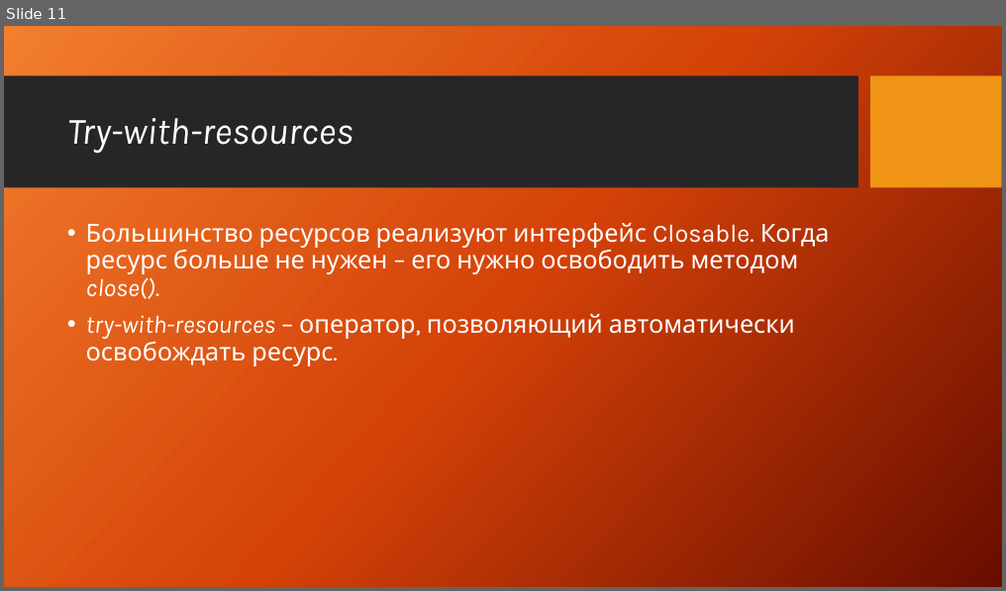
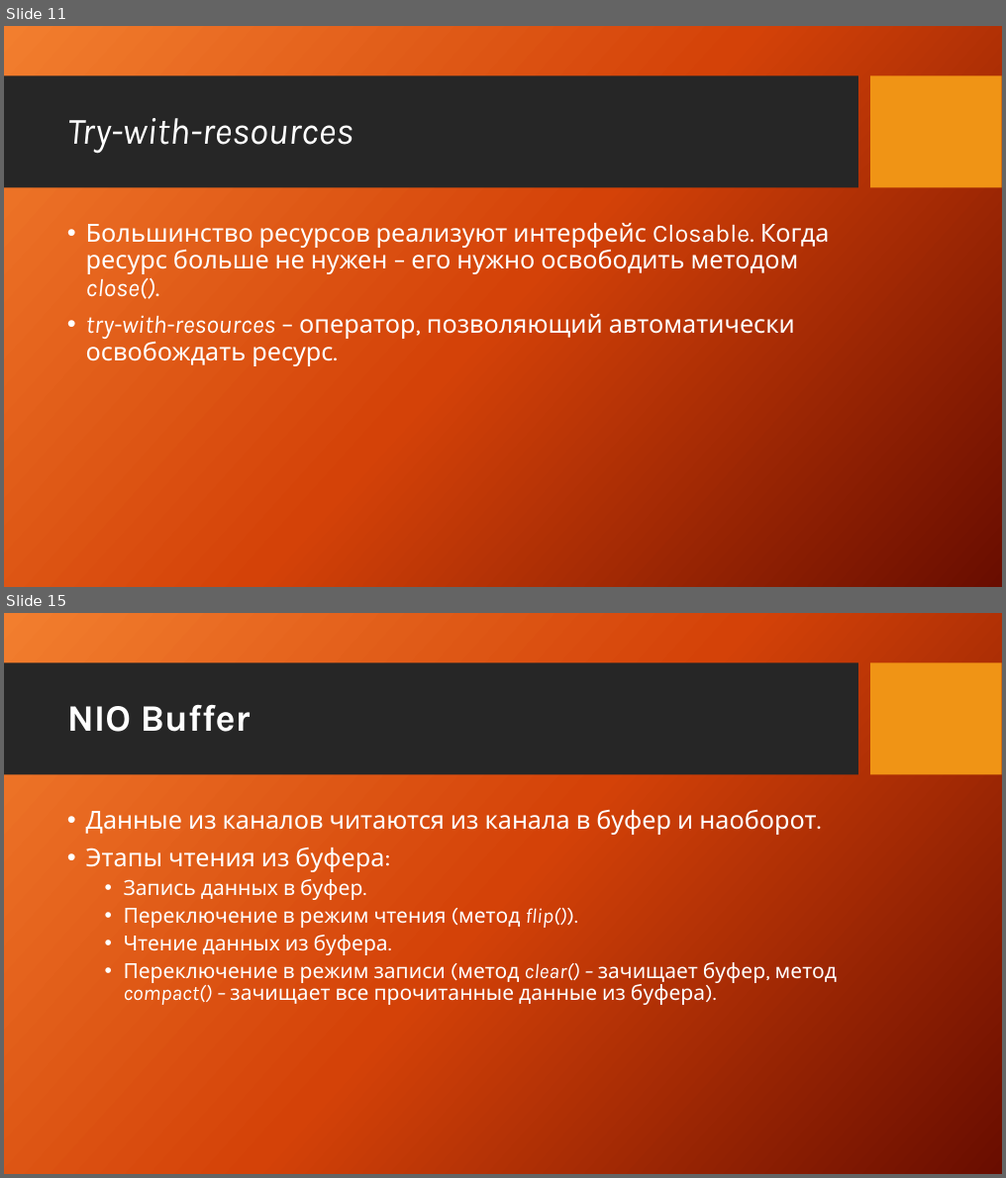
Before and after one commit to XLelarX/Courses, a slide deck: io/presentation.pptx. Shown one above the other, each under a label of ours: slide 11 before the commit, slides 11 and 15 after it; the slides between them are not shown. The pictures are 1006x591 and 1006x1178 pixels, drawn with LibreOffice and Linux fonts; fonts in the diff are those of the drawing; background and template pictures are left out. Boxes give left, top, right and bottom in pixels: in the first picture for what was removed or moved away, otherwise in the second. Text is boxed around its words. In the diff, an @@ line names an element or a change of style, - is before the commit and + after.

```diff
--- a/io/presentation.pptx
+++ b/io/presentation.pptx
@@ slide 15 added at bbox=[4, 613, 1002, 1174], background picture (left out); not listed: 2 template elements that a slide beside it also shows @@
@@ title added at bbox=[67, 705, 251, 732], 36 pt, text #FFFFFF, bold @@
+NIO Buffer
@@ text added at bbox=[86, 809, 837, 1005], 20 pt, text #FFFFFF @@
+• Данные из каналов читаются из канала в буфер и наоборот.
+• Этапы чтения из буфера:
+  • Запись данных в буфер.
+  • Переключение в режим чтения (метод flip()).
+  • Чтение данных из буфера.
+  • Переключение в режим записи (метод clear() – зачищает буфер, метод compact() – зачищает все прочитанные данные из буфера).
```
Also in this commit, not shown: 12 slides changed, 8 other slides added, 4 other files.
